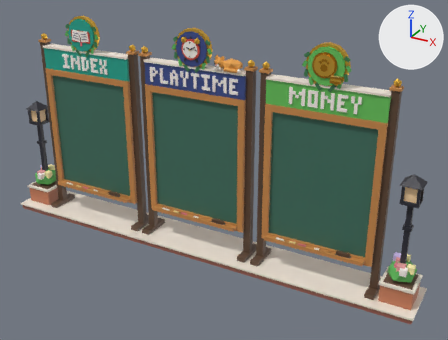
One commit to the FBX model assets/cat-cafe/exports/CatCafe_Town_LeaderboardRow.fbx: the scene before it, then after it.
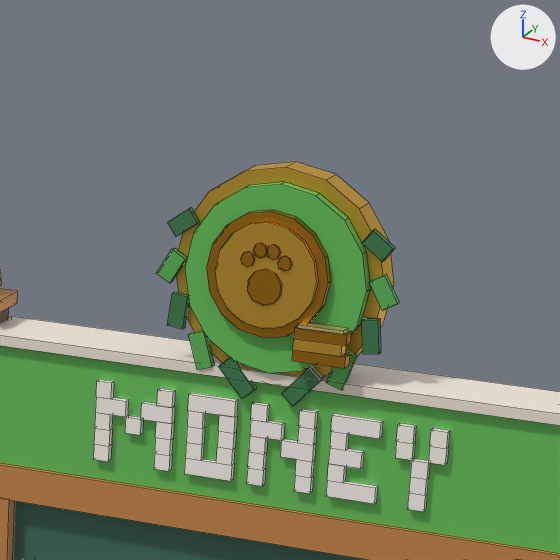
The first picture shows the older version from a 50 mm camera at (0.154, -0.252, 0.175) aimed at (0.014, 0.002, 0.048). The close-ups show the older and then the newer version on the part from 60% to 86% of the width and 3% to 37% of the height of that picture. Only the edits that show in the close-ups are written down. The axes (+X, +Y, +Z) are drawn at upper right. The lights are the same throughout. The close-ups show mesh edges as thin lines. Where no turn or scale is listed for an object, it has been applied to the vertices.

In view in the first close-up: 'CatCafe_Town_LeaderboardRow_Money', 'CatCafe_Town_LeaderboardRow_Money_Screen'.
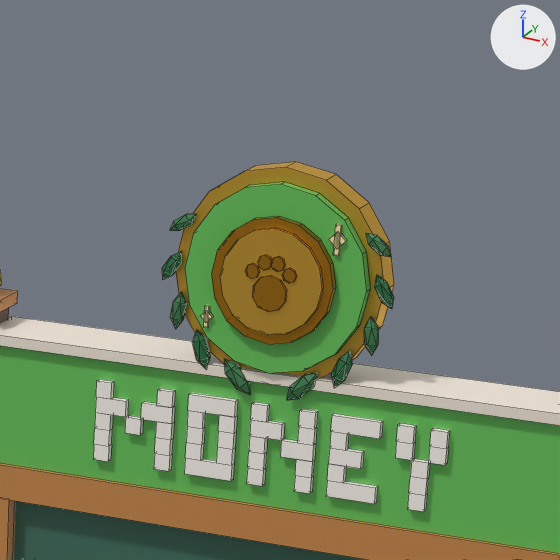
Boxes (x1, y1, x2, y2) around the edits, measured in the close-ups (560 x 560 px; the box of a moved part takes in the faces that stretch with it):
part 1 of me_catcafe_town_leaderboardrow_money, added
    after: (282, 268, 297, 283)
part 2 of me_catcafe_town_leaderboardrow_money, added
    after: (333, 224, 342, 256)
part 3 of me_catcafe_town_leaderboardrow_money, added
    after: (204, 305, 210, 328)
part 4 of me_catcafe_town_leaderboardrow_money, rebuilt (26% narrower)
    before: (167, 292, 189, 329)
    after: (171, 291, 187, 329)
part 5 of me_catcafe_town_leaderboardrow_money, moved or reshaped
    before: (157, 208, 399, 406)
    after: (162, 213, 394, 400)
part 6 of me_catcafe_town_leaderboardrow_money, surface changed
    before: (248, 222, 346, 356)
    after: (242, 216, 336, 330)

The edits, one by one:
me_catcafe_town_leaderboardrow_money is used by ob_catcafe_town_leaderboardrow_money; location (0.0672, 0.0, 0.0035).
me_catcafe_town_leaderboardrow_money had 820 vertices, 664 faces and spanned x -0.0322..0.0322, y -0.008..0.008, z 0.0..0.1154.
me_catcafe_town_leaderboardrow_money now has 864 vertices, 804 faces and spans x -0.0322..0.0322, y -0.008..0.008, z 0.0..0.1154.
me_catcafe_town_leaderboardrow_money part 1: a new loose piece, an 8-sided cylinder along y spanning x 0.00105..0.00235, y -0.0052..-0.0049, z 0.10585..0.10715, in mat_catcafe_palette.
me_catcafe_town_leaderboardrow_money part 2: a new loose piece, a box spanning x 0.00525..0.00575, y -0.0043..-0.004, z 0.10858..0.11122, in mat_catcafe_palette.
me_catcafe_town_leaderboardrow_money part 3: a new loose piece, a box spanning x -0.00618..-0.00582, y -0.0043..-0.004, z 0.10074..0.10266, in mat_catcafe_palette.
me_catcafe_town_leaderboardrow_money part 4: the loose piece of 8 vertices spanning x -0.0099..-0.0081, y -0.0038..-0.0032, z 0.1001..0.1033 is rebuilt with 12 vertices and now spans x -0.0097..-0.0082, y -0.0039..-0.0031, z 0.1..0.1035.
me_catcafe_town_leaderboardrow_money part 5: 138 vertices moved from x -0.0104..0.0098, y -0.0055..-0.0032, z 0.0955..0.1109 to x -0.0065..0.0102, y -0.0052..-0.003, z 0.0949..0.1113; 110 vertices removed from x -0.0111..0.0111, y -0.0055..-0.0032, z 0.0945..0.1118; 118 vertices added at x -0.0107..0.0106, y -0.0052..-0.003, z 0.0949..0.1107.
me_catcafe_town_leaderboardrow_money part 6: 26 kept faces spanning x -0.0052..0.0056, y -0.0052..-0.0039, z 0.1001..0.1113 get new texture (UV) coordinates.
